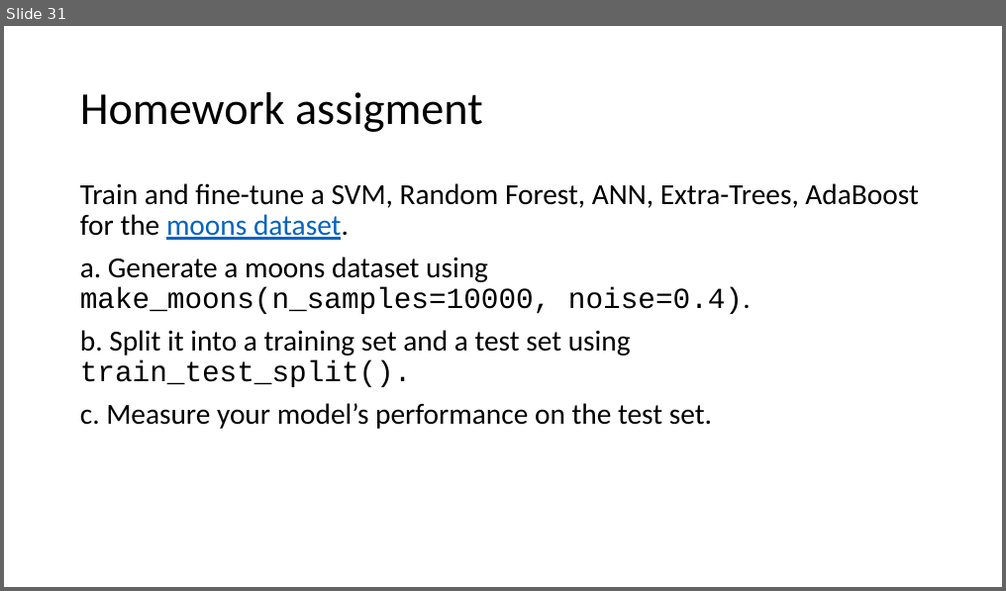
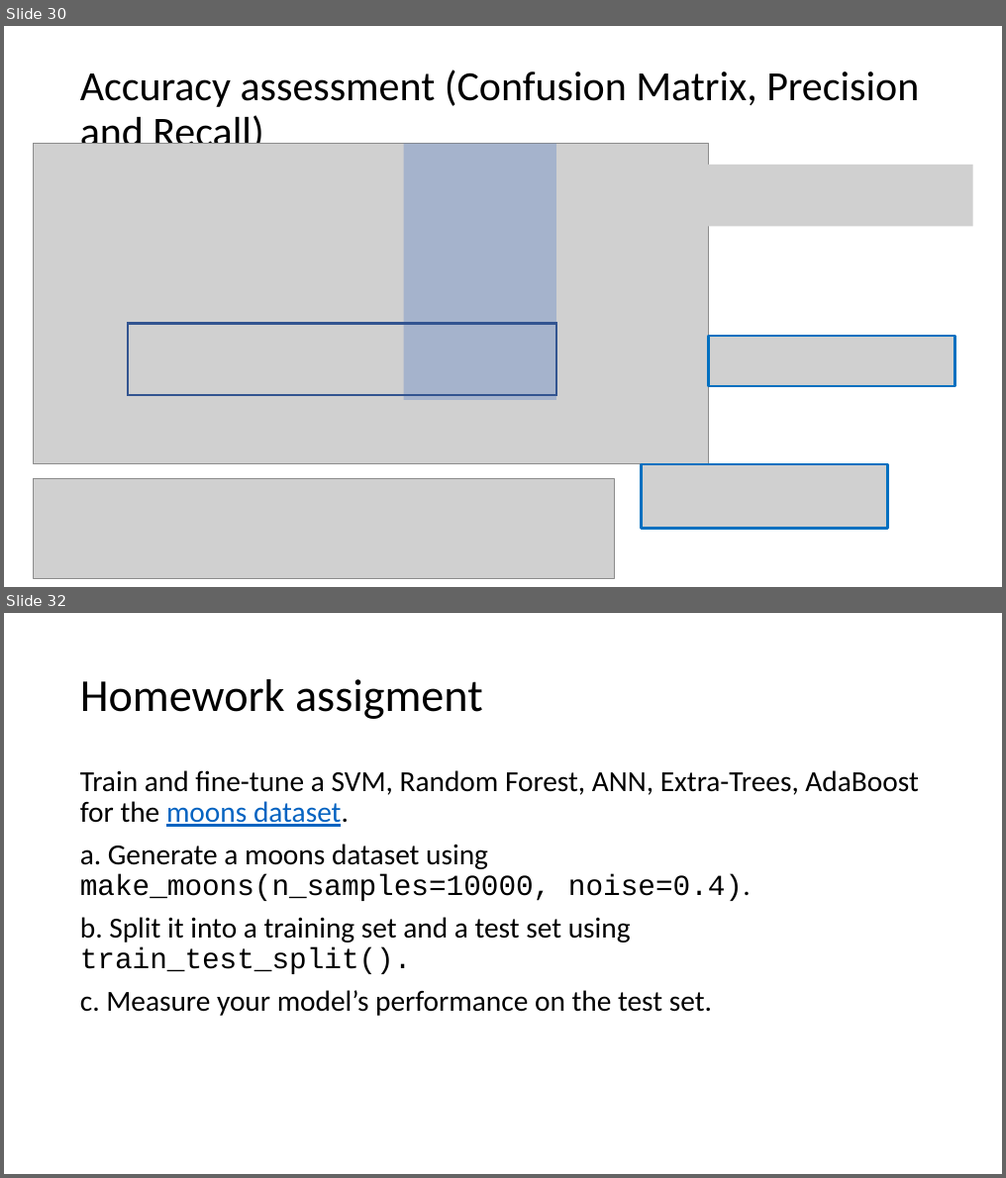
Before and after one commit to mathphysmx/teaching-ml, a slide deck: slides/08_ML_TreeBased.pptx. Shown one above the other, each under a label of ours: slide 31 before the commit, slides 30 and 32 after it; the slides between them are not shown. The pictures are 1006x591 and 1006x1178 pixels, drawn with LibreOffice and Linux fonts; fonts in the diff are those of the drawing; grey boxes stand for pictures. Boxes give left, top, right and bottom in pixels: in the first picture for what was removed or moved away, otherwise in the second. Text is boxed around its words. In the diff, an @@ line names an element or a change of style, - is before the commit and + after.

```diff
--- a/slides/08_ML_TreeBased.pptx
+++ b/slides/08_ML_TreeBased.pptx
@@ slide 30 added at [4,26,1002,587], background #FFFFFF @@
@@ title added at [80,70,919,156], 40 pt, text #000000 @@
+Accuracy assessment (Confusion Matrix, Precision and Recall)
@@ picture added at [33,144,709,464] @@
@@ rectangle added at [404,144,556,400], fill #4472C4 at 30% opacity @@
@@ picture added at [707,165,973,227] @@
@@ rectangle added at [128,324,556,396], outline #325491 2.25 pt @@
@@ picture added at [709,336,954,386] @@
@@ picture added at [642,465,887,528] @@
@@ picture added at [33,478,614,578] @@
@@ what was slide 31 is now slide 32 @@
```
Also in this commit, not shown: 2 slides changed, 2 other files.
